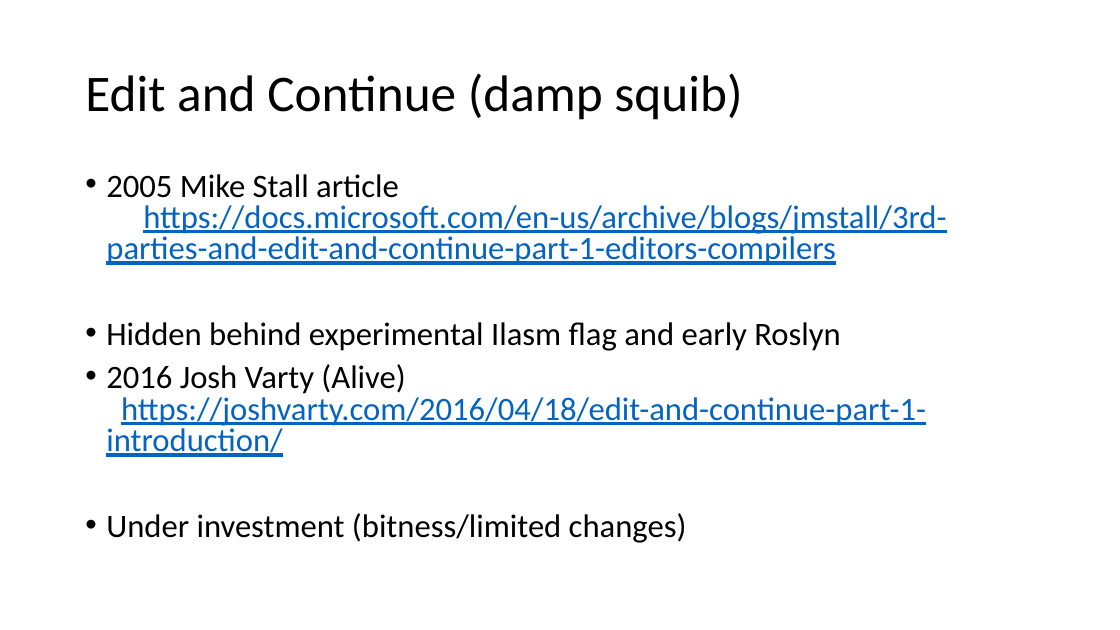
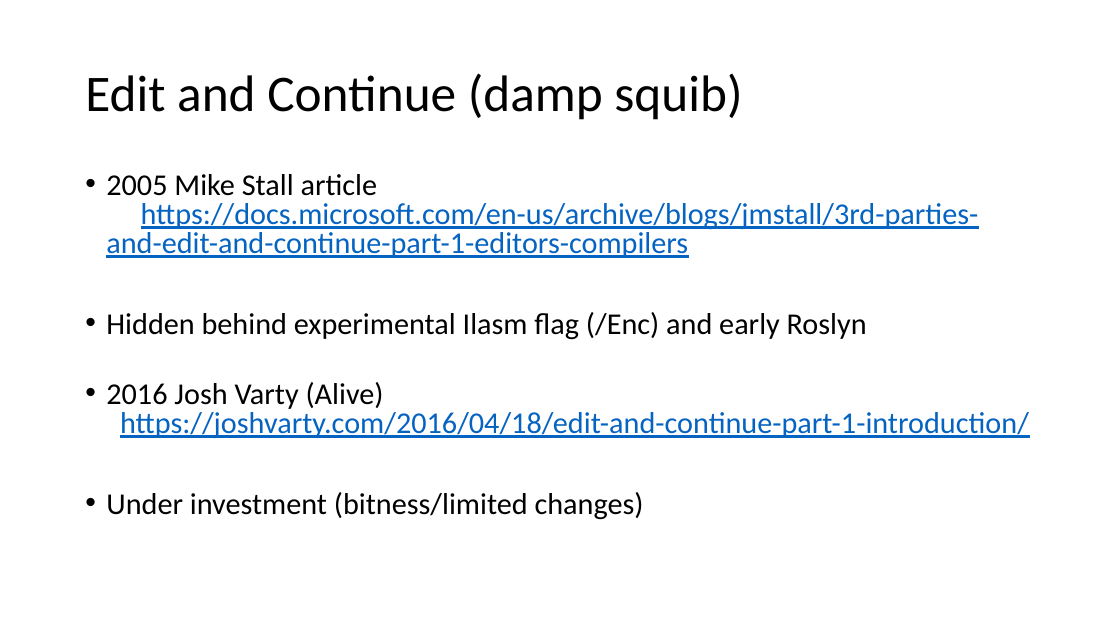
Before and after one commit to clivetong/Talks, a slide deck: slide 3 of EnCForTheWin/HotReloadAndEditAndContinue.pptx. Drawn at 1120x630 pixels with LibreOffice and Linux fonts; fonts in the diff are those of the drawing. Boxes give left, top, right and bottom in pixels: in the first picture for what was removed or moved away, otherwise in the second. Text is boxed around its words. In the diff, an @@ line names an element or a change of style, - is before the commit and + after.

```diff
--- a/EnCForTheWin/HotReloadAndEditAndContinue.pptx
+++ b/EnCForTheWin/HotReloadAndEditAndContinue.pptx
@@ text at [106, 174, 1029, 520]: size 28 to 25.9 pt in "2005 Mike Stall article https://docs.microsoft.com/en-us/arc ...", "2016 Josh Varty (Alive) https://joshvarty.com/2016/04/18/edi ...", "Under investment (bitness/limited changes)" @@
@@ text at [106, 312, 867, 340]: text changed; size 28 to 25.9 pt @@
-• Hidden behind experimental Ilasm flag and early Roslyn
+• Hidden behind experimental Ilasm flag (/Enc) and early Roslyn
```
Also in this commit, not shown: 5 other slides changed, 2 slides added.
